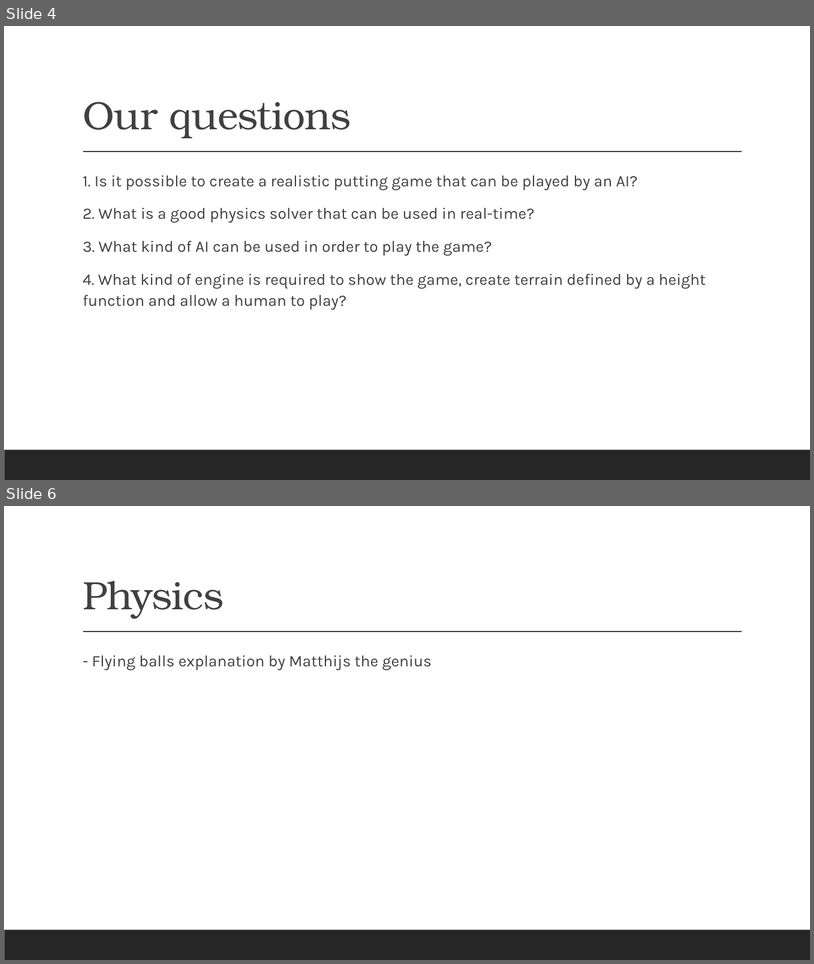
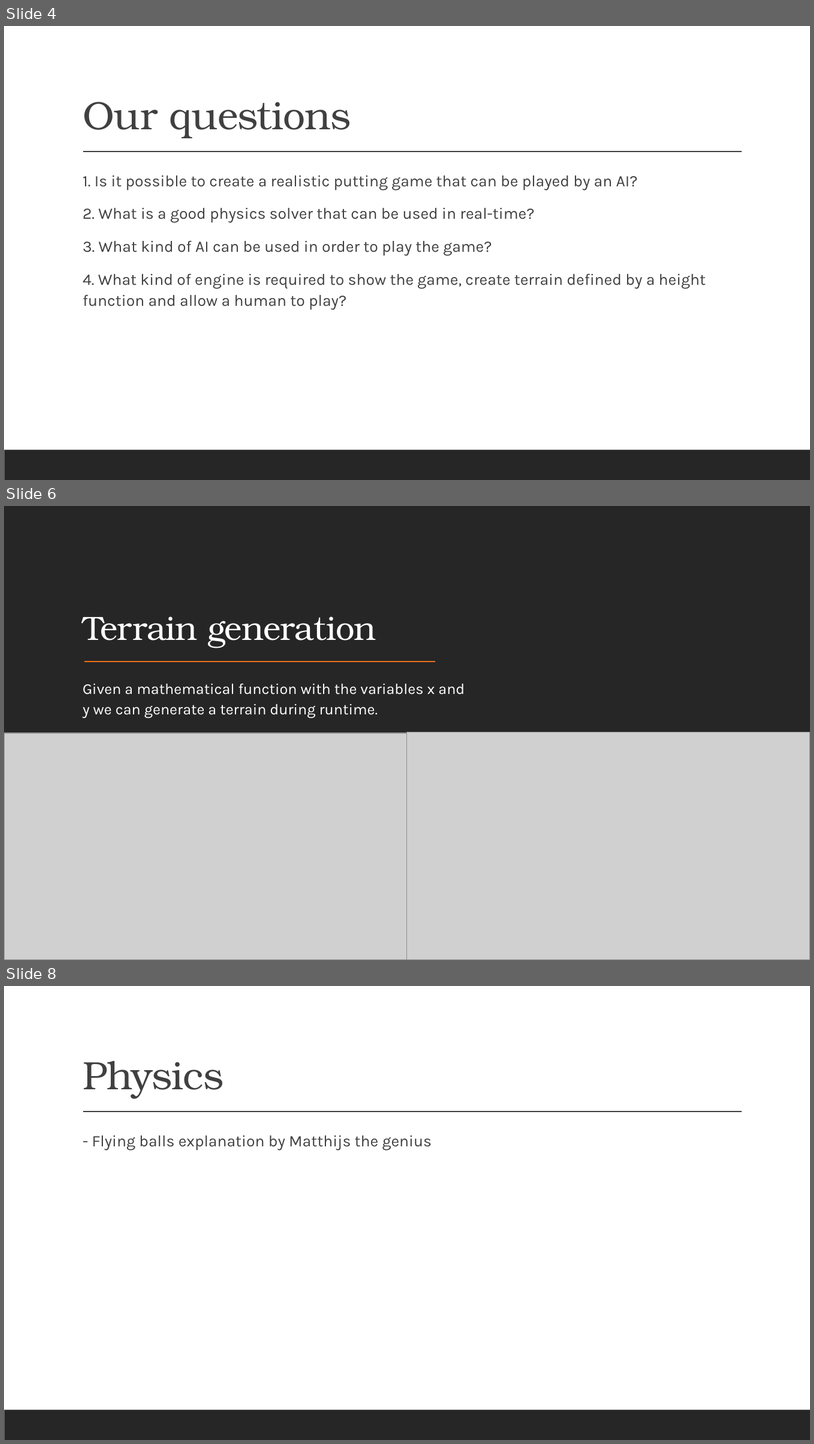
Before and after one commit to renesteeman/Project1-2_Group4, a slide deck: 04-PresentationThirdPhase.pptx. Shown one above the other, each under a label of ours: slides 4 and 6 before the commit, slides 4, 6 and 8 after it; the slides between them are not shown. The pictures are 814x964 and 814x1444 pixels, drawn with LibreOffice and Linux fonts; fonts in the diff are those of the drawing; grey boxes stand for pictures. Boxes give left, top, right and bottom in pixels: in the first picture for what was removed or moved away, otherwise in the second. Text is boxed around its words. In the diff, an @@ line names an element or a change of style, - is before the commit and + after.

```diff
--- a/04-PresentationThirdPhase.pptx
+++ b/04-PresentationThirdPhase.pptx
@@ slide 6 added at (x1=4, y1=506, x2=810, y2=960), background #000000; not listed: 1 template element that a slide beside it also shows @@
@@ rectangle added at (x1=4, y1=506, x2=810, y2=960), fill #262626 @@
@@ title added at (x1=83, y1=616, x2=376, y2=648), 40 pt, text #FFFFFF @@
+Terrain generation
@@ line added from (84, 661) to (435, 661), #EC7016 1.5 pt @@
@@ text added at (x1=83, y1=683, x2=465, y2=718), 18 pt, text #FFFFFF @@
+  Given a mathematical function with the variables x and y we can generate a terrain during runtime.
@@ picture added at (x1=4, y1=733, x2=408, y2=960) @@
@@ picture added at (x1=408, y1=732, x2=810, y2=960) @@
@@ what was slide 6 is now slide 8 @@
```
Also in this commit, not shown: 1 slide changed, 1 other slide added, 7 other files.
